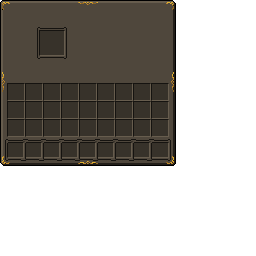
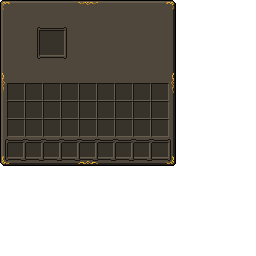
Revision of a layered 256 × 256 image; what changed, layer by layer:
moved "slot_large.png" above "te_background.png", painted on it over [2, 72, 5, 93]
removed layer "background" over [2, 9, 174, 93]
renamed "slot_large_border.png" to "te_background.png", painted on it over [2, 9, 174, 93]
